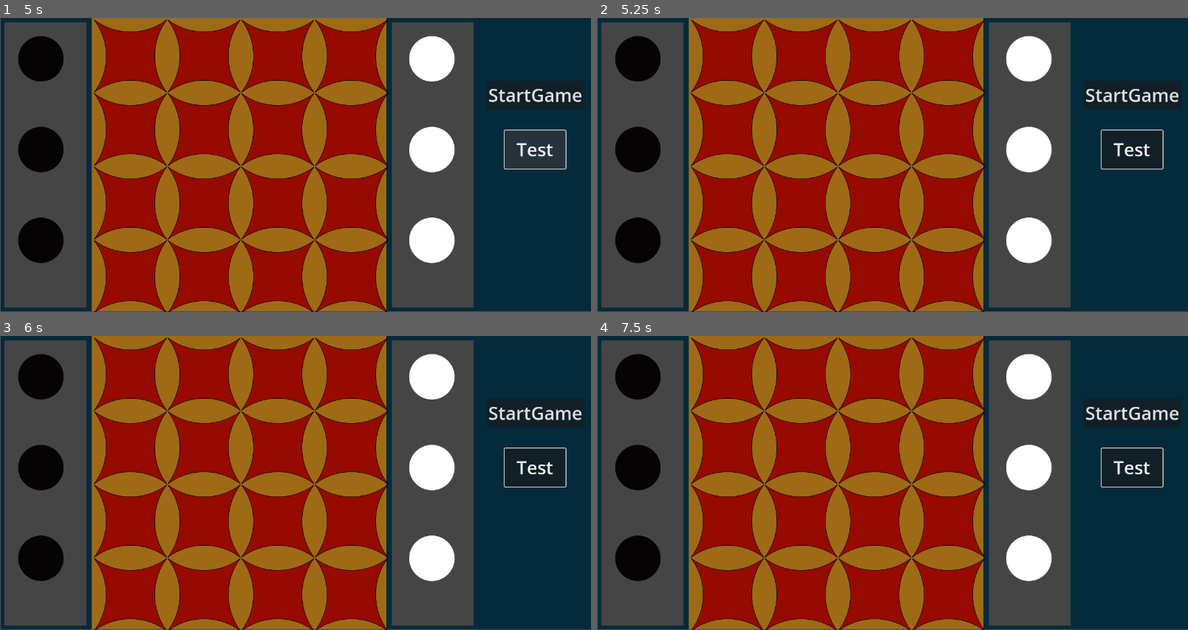
Above: before the commit, frames 1-4 (two rows, left to right).
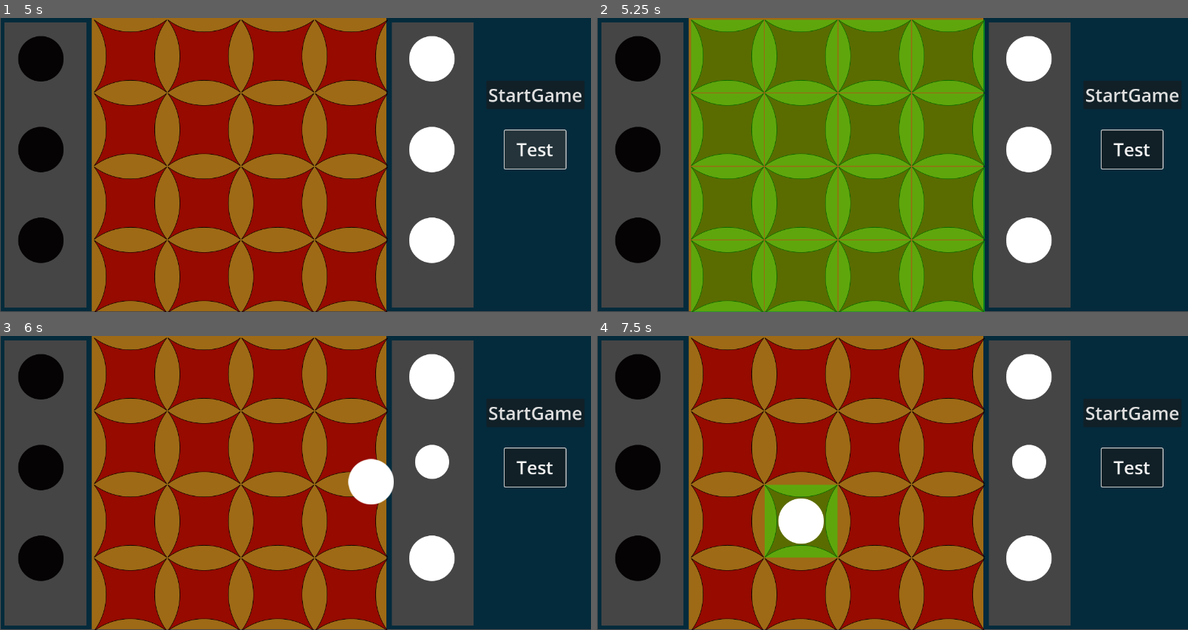
Above: after the commit, the same moments.

Repository: Abdelrahman-Sherif-Fayez/Gobblet-Game
Game: Godot game, scene res://gui.tscn
Same seed, same stepped clock (60 frames per second), same inputs: the game is played once before the commit and once after it.
Inputs (mouse positions are in pixels of both pictures, inside the frame that each line leads up to):
- Up to frame 1 (5 s): click "StartGame" at 0.5 s; click "StartGame" at 1.25 s; click "Test" at 2 s; click "Test" at 2.75 s; click "StartGame" at 3.5 s; click "Test" at 4.25 s
- Up to frame 2 (5.25 s): tap Enter at 5 s; move the mouse to (1022, 150) at 5.02 s; press the mouse at (1022, 150) at 5.03 s
- Up to frame 3 (6 s): tap Space at 5.75 s; move the mouse to (177, 497) at 5.77 s; release the mouse at (177, 497) at 5.78 s; click (177, 497) at 5.85 s
- Up to frame 4 (7.5 s): move the mouse to (951, 418) at 6.52 s; press the mouse at (951, 418) at 6.53 s; tap Enter at 7.25 s; move the mouse to (862, 541) at 7.27 s; release the mouse at (862, 541) at 7.28 s; click (862, 541) at 7.35 s

Frame 1 is identical in both runs. In frame 2, 49% of the frame differs, in the area x 15-66%, y 0-100%; in frame 3, 1.4%; in frame 4, 3.5%.
Error before the commit: Invalid call to function 'get_XL_moves' in base 'Node (GeneratePath.gd)'. Expected 3 arguments. (res://GUI.gd:131)

Commit message:
Added Filtering on piece selected on board V1

Diff:
--- a/GUI.gd
+++ b/GUI.gd
@@ -71,6 +71,7 @@
 					break;
 	else:
 		piece_to_move = piece_array[move.from_].pop_front()
+		remove_piece_from_bitboard(piece_to_move)
 
 	var tween = get_tree().create_tween()
 	var icon_offset = piece_to_move.get_size()
@@ -79,7 +80,7 @@
 	tween.tween_property(piece_to_move, "global_position", grid_array[move.to].global_position - icon_offset, 0.5)
 	piece_array[move.to].push_front(piece_to_move)
 	piece_to_move.tile_ID = move.to
-	piece_to_move = null
+	bitboard.add_piece(move.to, piece_to_move.type)
 
 # A function to move the selected piece to the clicked tile
 func move_piece(piece, location)->void:  #location is an index
@@ -127,14 +128,76 @@
 		piece_selected = piece
 		var board = bitboard.get_board()
 		#print(bitboard.get_board_int())
+		var moves
+		var bitboard_value_for_filter = 0
 		if piece.get_size_number() == 100:
-			set_board_filter(generate_path.get_XL_moves(piece.tile_ID, board))
+			if piece.type < 4:
+				if piece.tile_ID == -1:
+					moves = generate_path.get_normal_external_moves(board.white_pieces, board.black_pieces, 1)
+				else:
+					moves = generate_path.get_XL_moves(board.white_pieces, board.black_pieces, 1)
+				for m in moves:
+					bitboard_value_for_filter |=  1 << m.to
+				set_board_filter(bitboard_value_for_filter)
+			else:
+				if piece.tile_ID == -1:
+					moves = generate_path.get_normal_external_moves(board.white_pieces, board.black_pieces, 0)
+				else:
+					moves = generate_path.get_XL_moves(board.white_pieces, board.black_pieces, 0)
+				for m in moves:
+					bitboard_value_for_filter |= 1 << m.to
+				set_board_filter(bitboard_value_for_filter)
 		else: if piece.get_size_number() == 75:
-			set_board_filter(generate_path.get_L_moves(piece.tile_ID, board))
+			if piece.type < 4:
+				if piece.tile_ID == -1:
+					moves = generate_path.get_normal_external_moves(board.white_pieces, board.black_pieces, 1)
+				else:
+					moves = generate_path.get_L_moves(board.white_pieces, board.black_pieces, 1)
+				for m in moves:
+					bitboard_value_for_filter |= 1 << m.to
+				set_board_filter(bitboard_value_for_filter)
+			else:
+				if piece.tile_ID == -1:
+					moves = generate_path.get_normal_external_moves(board.white_pieces, board.black_pieces, 0)
+				else:
+					moves = generate_path.get_L_moves(board.white_pieces, board.black_pieces, 0)
+				for m in moves:
+					bitboard_value_for_filter |= 1 << m.to
+				set_board_filter(bitboard_value_for_filter)
 		else: if piece.get_size_number() == 50:
-			set_board_filter(generate_path.get_M_moves(piece.tile_ID, board))
+			if piece.type < 4:
+				if piece.tile_ID == -1:
+					moves = generate_path.get_normal_external_moves(board.white_pieces, board.black_pieces, 1)
+				else:
+					moves = generate_path.get_M_moves(board.white_pieces, board.black_pieces, 1)
+				for m in moves:
+					bitboard_value_for_filter |= 1 << m.to
+				set_board_filter(bitboard_value_for_filter)
+			else:
+				if piece.tile_ID == -1:
+					moves = generate_path.get_normal_external_moves(board.white_pieces, board.black_pieces, 0)
+				else:
+					moves = generate_path.get_M_moves(board.white_pieces, board.black_pieces, 0)
+				for m in moves:
+					bitboard_value_for_filter |= 1 << m.to
+				set_board_filter(bitboard_value_for_filter)
 		else: if piece.get_size_number() == 25:
-			set_board_filter(generate_path.get_S_moves(piece.tile_ID, board))
+			if piece.type < 4:
+				if piece.tile_ID == -1:
+					moves = generate_path.get_normal_external_moves(board.white_pieces, board.black_pieces, 1)
+				else:
+					moves = generate_path.get_S_moves(board.white_pieces, board.black_pieces, 1)
+				for m in moves:
+					bitboard_value_for_filter |= 1 << m.to
+				set_board_filter(bitboard_value_for_filter)
+			else:
+				if piece.tile_ID == -1:
+					moves = generate_path.get_normal_external_moves(board.white_pieces, board.black_pieces, 0)
+				else:
+					moves = generate_path.get_S_moves(board.white_pieces, board.black_pieces, 0)
+				for m in moves:
+					bitboard_value_for_filter |= 1 << m.to
+				set_board_filter(bitboard_value_for_filter)
 
 func clear_board_filter():
 	for i in grid_array:
